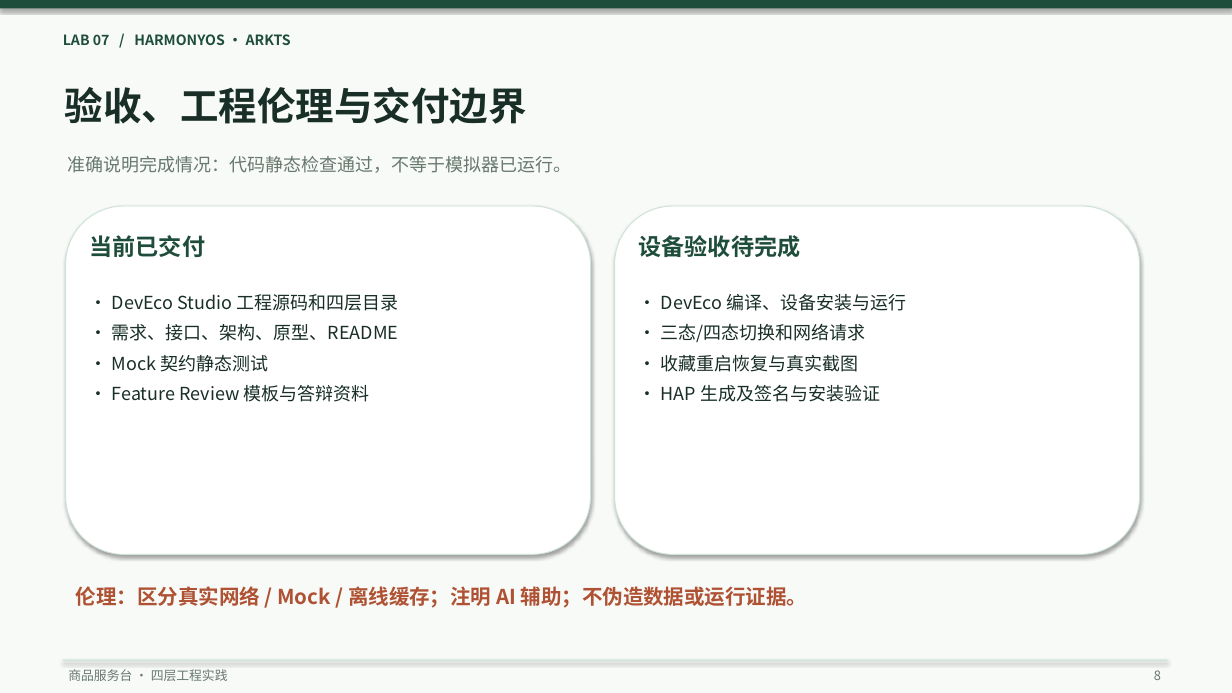
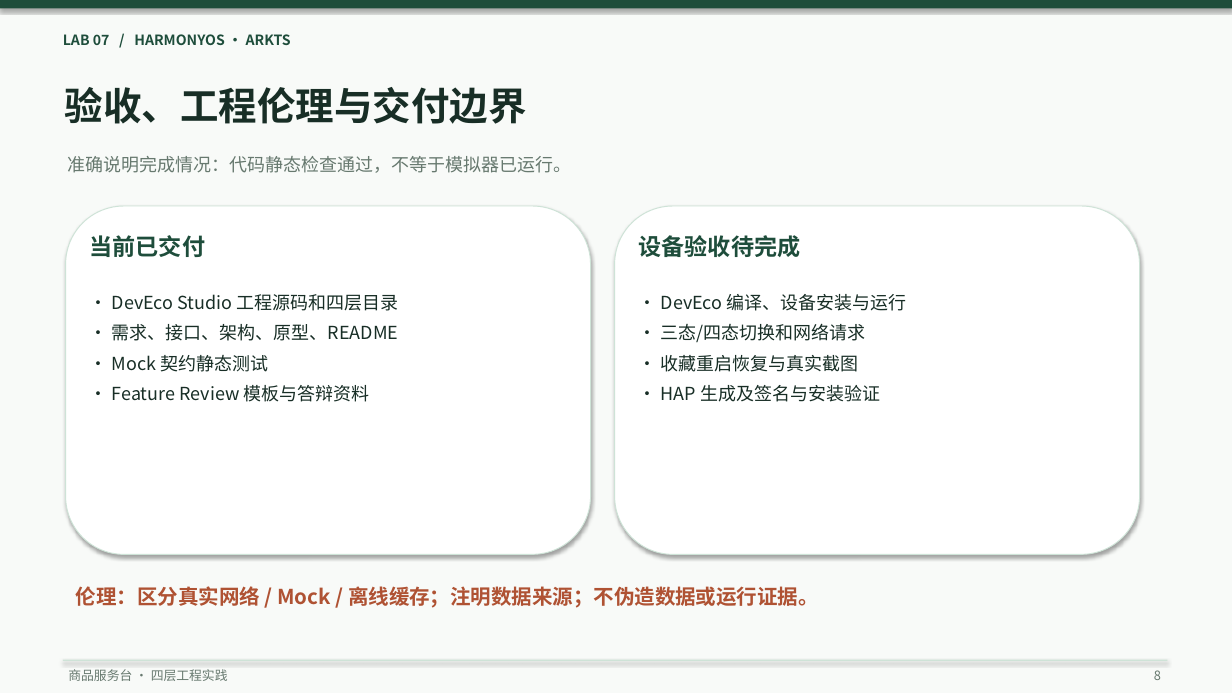
Before and after one commit to zhihe-zhang1/Mobile-Development-Lab07-HarmonyOS, a slide deck: slide 8 of docs/答辩演示.pptx. Drawn at 1232x693 pixels with LibreOffice and Linux fonts; fonts in the diff are those of the drawing. Boxes give left, top, right and bottom in pixels: in the first picture for what was removed or moved away, otherwise in the second. Text is boxed around its words. In the diff, an @@ line names an element or a change of style, - is before the commit and + after.

Commit message:
Update presentation text and file checksums

```diff
--- a/docs/答辩演示.pptx
+++ b/docs/答辩演示.pptx
@@ text at [76,586,819,608]: text changed @@
-伦理：区分真实网络 / Mock / 离线缓存；注明 AI 辅助；不伪造数据或运行证据。
+伦理：区分真实网络 / Mock / 离线缓存；注明数据来源；不伪造数据或运行证据。
```
Also in this commit, not shown: 1 other slide changed, 1 other file.
